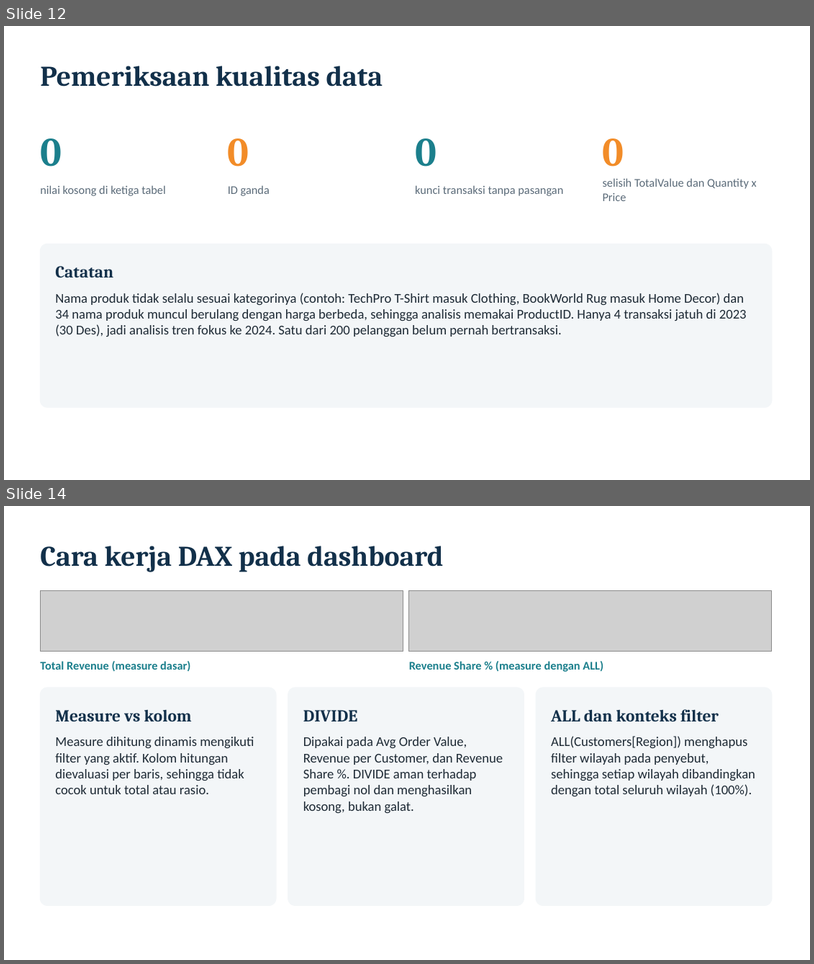
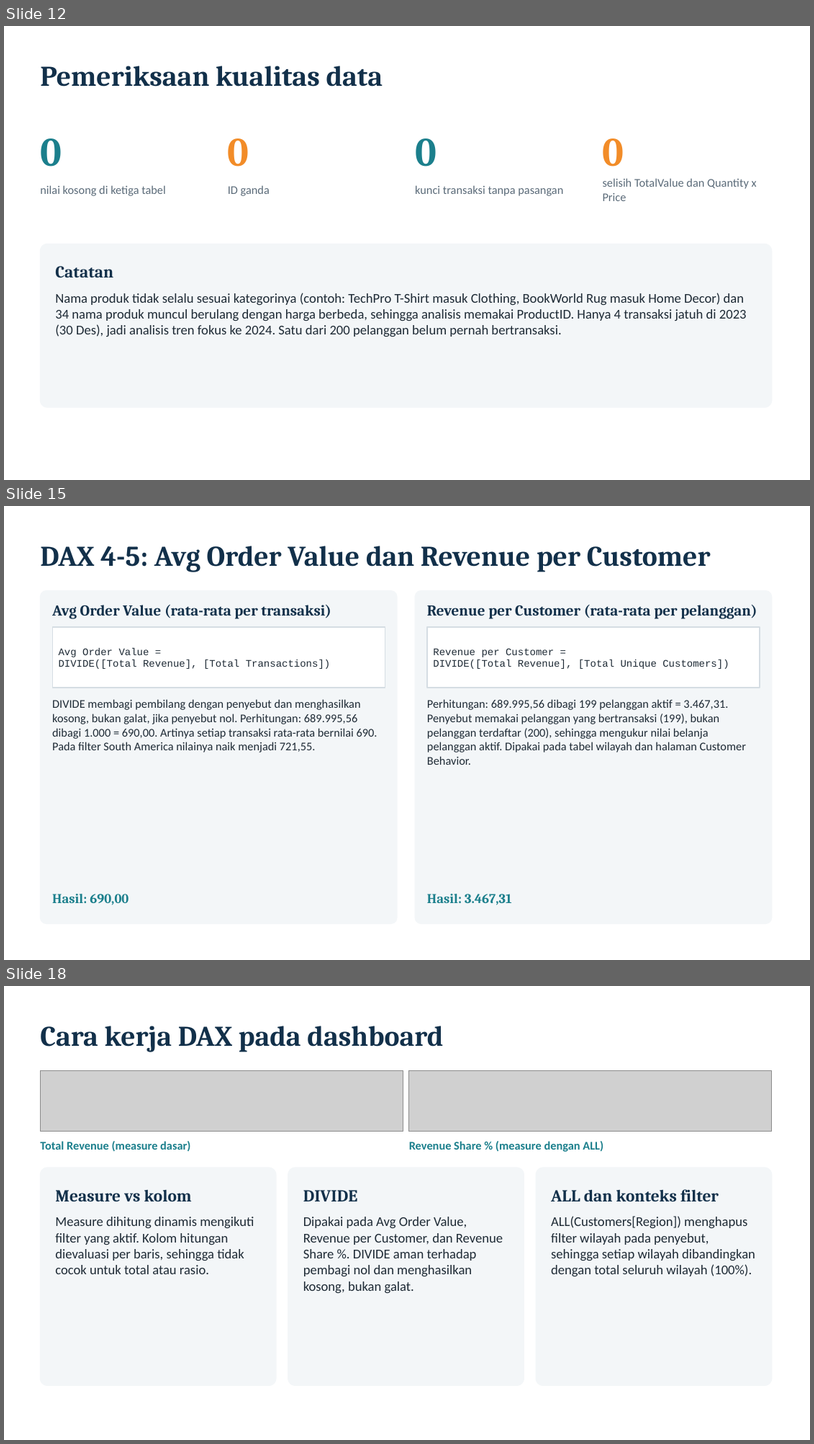
Before and after one commit to farhansech/EXACOUNT, a slide deck: output/EverMart_UTS_BDASC.pptx. Shown one above the other, each under a label of ours: slides 12 and 14 before the commit, slides 12, 15 and 18 after it; the slides between them are not shown. The pictures are 814x964 and 814x1444 pixels, drawn with LibreOffice and Linux fonts; fonts in the diff are those of the drawing; grey boxes stand for pictures. Boxes give left, top, right and bottom in pixels: in the first picture for what was removed or moved away, otherwise in the second. Text is boxed around its words. In the diff, an @@ line names an element or a change of style, - is before the commit and + after.

```diff
--- a/output/EverMart_UTS_BDASC.pptx
+++ b/output/EverMart_UTS_BDASC.pptx
@@ slide 15 added at [4, 506, 810, 960], background #FFFFFF @@
@@ text added at [40, 546, 711, 572], 34 pt, text #12304A, bold @@
+DAX 4-5: Avg Order Value dan Revenue per Customer
@@ rounded rectangle added at [40, 591, 397, 924], fill #F3F6F8, outline #F3F6F8 1 pt @@
@@ rounded rectangle added at [415, 591, 772, 924], fill #F3F6F8, outline #F3F6F8 1 pt @@
@@ text added at [52, 605, 332, 619], 18 pt, text #12304A, bold @@
+Avg Order Value (rata-rata per transaksi)
@@ text added at [427, 605, 757, 619], 18 pt, text #12304A, bold @@
+Revenue per Customer (rata-rata per pelanggan)
@@ rectangle added at [52, 627, 385, 687], fill #FFFFFF, outline #D5DDE3 1 pt @@
@@ rectangle added at [427, 627, 760, 687], fill #FFFFFF, outline #D5DDE3 1 pt @@
@@ text added at [59, 648, 331, 669], 12 pt, text #1E2A35 @@
+Avg Order Value =
+DIVIDE([Total Revenue], [Total Transactions])
@@ text added at [433, 648, 729, 669], 12 pt, text #1E2A35 @@
+Revenue per Customer =
+DIVIDE([Total Revenue], [Total Unique Customers])
@@ text added at [52, 699, 378, 752], 14 pt, text #1E2A35 @@
+DIVIDE membagi pembilang dengan penyebut dan menghasilkan kosong, bukan galat, jika penyebut nol. Perhitungan: 689.995,56 dibagi 1.000 = 690,00. Artinya setiap transaksi rata-rata bernilai 690. Pada filter South America nilainya naik menjadi 721,55.
@@ text added at [427, 699, 746, 764], 14 pt, text #1E2A35 @@
+Perhitungan: 689.995,56 dibagi 199 pelanggan aktif = 3.467,31. Penyebut memakai pelanggan yang bertransaksi (199), bukan pelanggan terdaftar (200), sehingga mengukur nilai belanja pelanggan aktif. Dipakai pada tabel wilayah dan halaman Customer Behavior.
@@ text added at [52, 893, 129, 905], 16 pt, text #1B7F8C, bold @@
+Hasil: 690,00
@@ text added at [427, 893, 512, 905], 16 pt, text #1B7F8C, bold @@
+Hasil: 3.467,31
@@ what was slide 14 is now slide 18 @@
```
Also in this commit, not shown: 7 slides changed, 4 other slides added, 1 slide removed.
